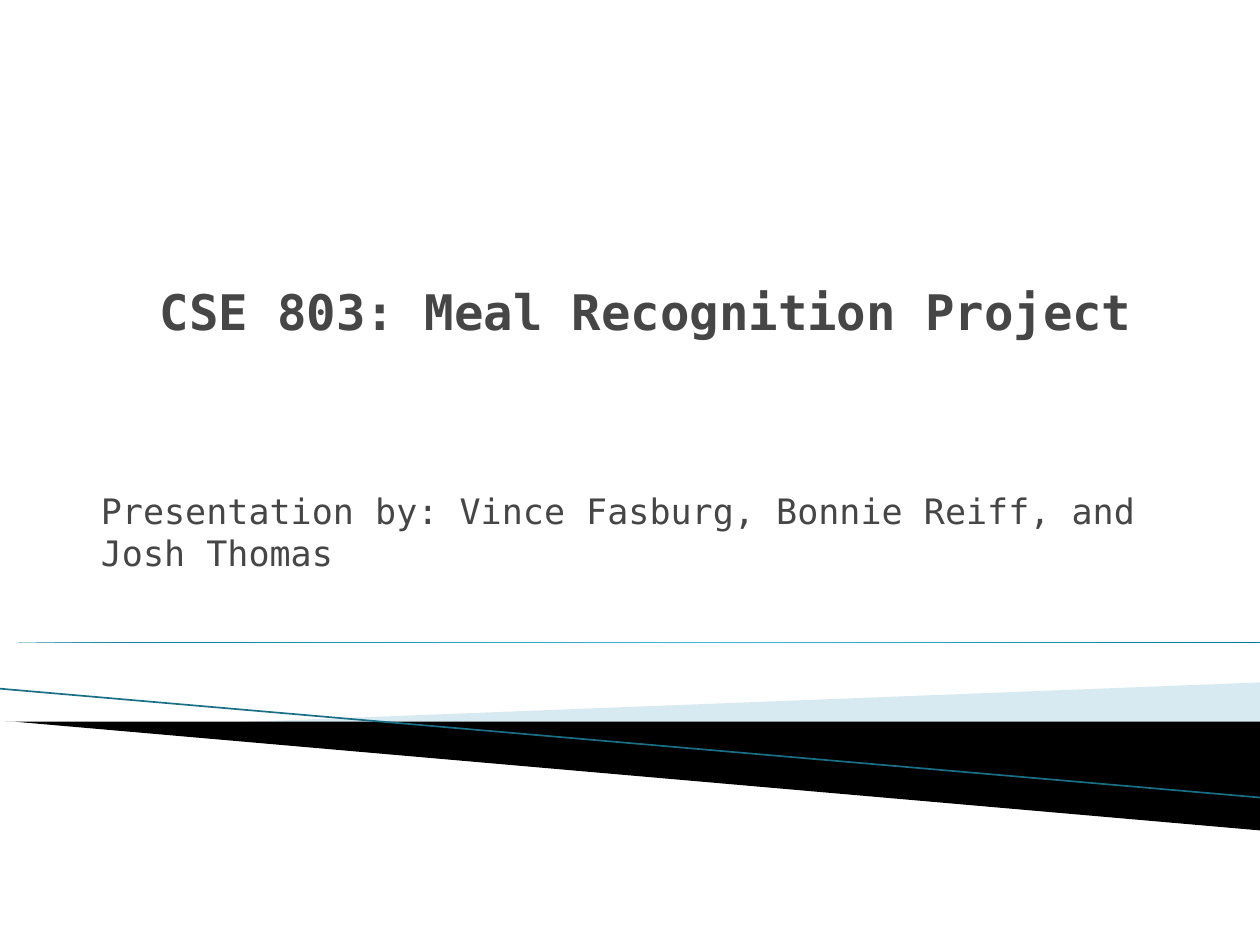
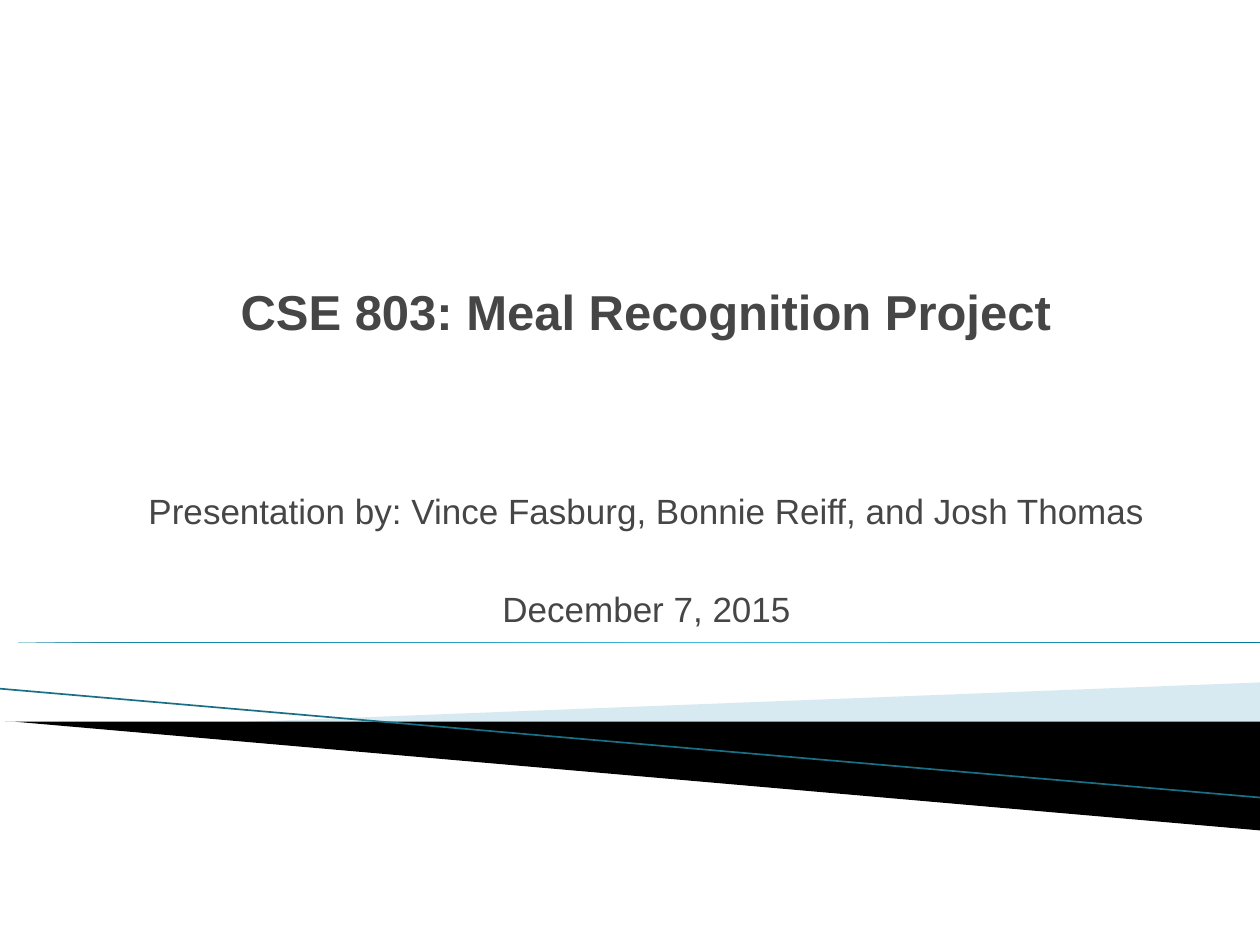
Before and after one commit to vfasburg/cse_803, a slide deck: slide 1 of documents/830_Presentation_Fasburg_Thomas_Reiff.pptx. Drawn at 1260x945 pixels with LibreOffice and Linux fonts; fonts in the diff are those of the drawing; background and template pictures are left out. Boxes give left, top, right and bottom in pixels: in the first picture for what was removed or moved away, otherwise in the second. Text is boxed around its words. In the diff, an @@ line names an element or a change of style, - is before the commit and + after.

```diff
--- a/documents/830_Presentation_Fasburg_Thomas_Reiff.pptx
+++ b/documents/830_Presentation_Fasburg_Thomas_Reiff.pptx
@@ title "CSE 803: Meal Recognition Project" at (x1=241, y1=294, x2=1051, y2=340): font DejaVu Sans Mono to Arial @@
@@ subtitle at (x1=148, y1=498, x2=1144, y2=531): font DejaVu Sans Mono to Arial in "Presentation by: Vince Fasburg, Bonnie Reiff, and ..."; alignment left to centre @@
@@ subtitle at (x1=502, y1=596, x2=791, y2=627): paragraph added @@
+December 7, 2015
```
Also in this commit, not shown: 13 other slides changed, 1 slide added.
